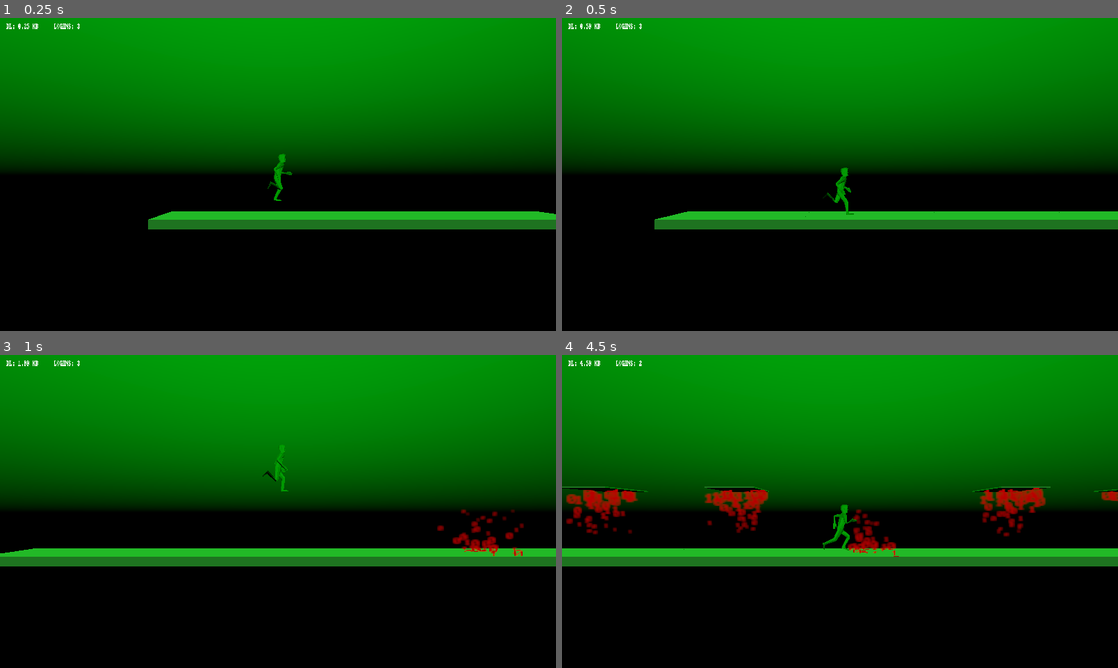
Above: before the commit, frames 1-4 (two rows, left to right).
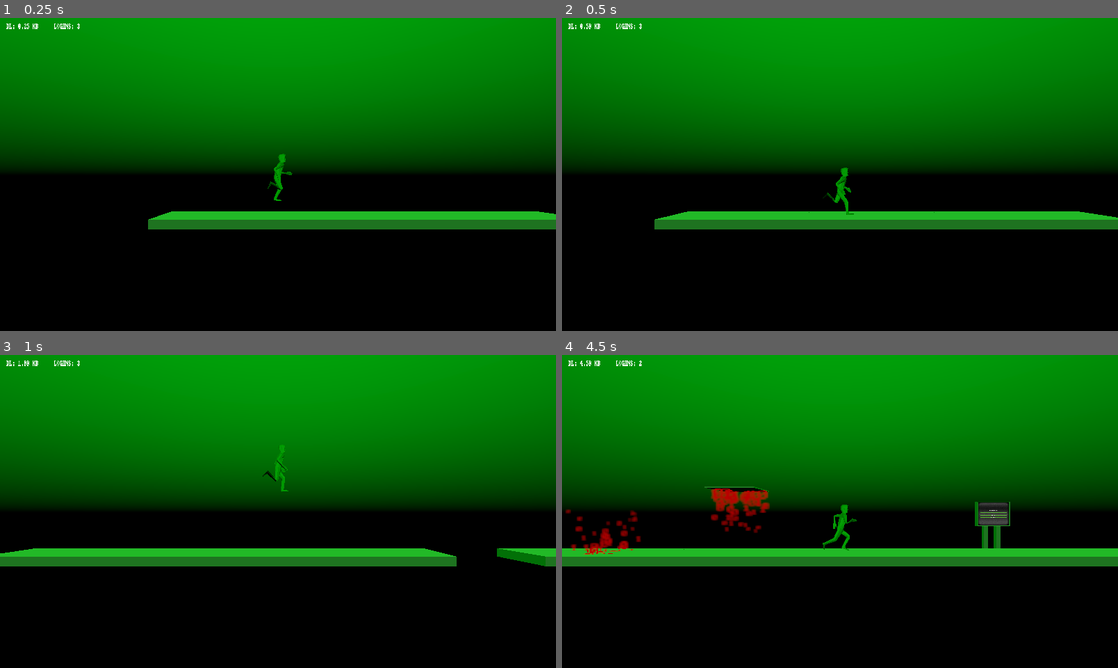
Above: after the commit, the same moments.

Repository: Inglo-Games/EndlessHacker
Game: Godot game, scene res://scenes/game_world.tscn
Two runs of this game, one before a commit and one after it. Both use one fixed random seed, a clock stepped at 60 frames per second and the inputs below.
Inputs (mouse positions are in pixels of both pictures, inside the frame that each line leads up to):
- Up to frame 1 (0.25 s): no input
- Up to frame 2 (0.5 s): no input
- Up to frame 3 (1 s): move the mouse to (400, 495) at 0.52 s; tap S (slide) at 0.6 s; click (400, 495) at 0.67 s; tap Space (jump) at 0.77 s
- Up to frame 4 (4.5 s): drag from (728, 527) to (812, 574) at 1.27 s; move the mouse to (895, 442) at 2.02 s; tap S (slide) at 2.1, 3.6 s; click (895, 442) at 2.17 s; drag from (812, 574) to (673, 464) at 2.77 s; move the mouse to (1006, 558) at 3.52 s; click (1006, 558) at 3.67 s; tap Space (jump) at 3.77 s; drag from (673, 464) to (756, 433) at 4.27 s

Frame 1 is identical in both runs. In frame 2, less than 0.1% of the frame differs, in the area x 43-100%, y 61-64%; in frame 3, 1.4%; in frame 4, 4.4%, in the area x 0-100%, y 42-65%.

Commit message:
Revert previous and adding time_scale tweening to slow_game and resume_speed

Diff:
--- a/game/scripts/game_world.gd
+++ b/game/scripts/game_world.gd
@@ -13,6 +13,9 @@
 var autowins := 0
 
 func _ready():
+
+	seed(123456)
+
 	$player.connect("lives_updated", $gui, "_on_update_lives")
 	connect("score_updated", $gui, "_on_update_score")
 
@@ -39,13 +42,13 @@
 			autowins += 1
 
 		PowerupBlock.POWER_TYPE.PHONE:
-			slow_game(0.5, 0.5, 0.33)
+			slow_game(0.5, 0.33)
 			$powerup_timer.connect("timeout", self, "resume_speed", [0.33])
-			$powerup_timer.start(6.0)
+			$powerup_timer.start(3.0)
 
 # Stop the runner portion of the game and move the camera to show the minigame
 func show_minigame(position : Transform):
-	slow_game(0.0, 0.0, 0.35)
+	slow_game(0.0, 0.35)
 	var new_cam_pos := position.translated(CAM_MINIGAME_OFFSET)
 	tween.interpolate_property($camera, "global_transform", CAM_RUNNER_POS,
 				new_cam_pos, 0.35, Tween.TRANS_CUBIC, Tween.EASE_OUT)
@@ -60,16 +63,18 @@
 				CAM_RUNNER_POS, 0.35, Tween.TRANS_CUBIC, Tween.EASE_OUT)
 
 # Slow movement of blocks and player to target percentage
-func slow_game(run_target:float, blocks_target:float, speed:float):
-	if(blocks_target == 0):
-		$blocks.scroll_speed_mult = blocks_target
+func slow_game(target:float, speed:float):
+	if(target == 0):
+		$blocks.scroll_speed_mult = target
 	else:
-		tween.interpolate_property($blocks, "scroll_speed_mult", 1.0, blocks_target,
+		tween.interpolate_property($blocks, "scroll_speed_mult", 1.0, target,
+				speed, Tween.TRANS_CUBIC, Tween.EASE_OUT)
+		tween.interpolate_property(Engine, "time_scale", 1.0, target,
 				speed, Tween.TRANS_CUBIC, Tween.EASE_OUT)
 
-	tween.interpolate_property($player, "anim:playback_speed", 1.0, run_target,
+	tween.interpolate_property($player, "anim:playback_speed", 1.0, target,
 				speed, Tween.TRANS_CUBIC, Tween.EASE_OUT)
-	tween.interpolate_property(self, "score_mult", score_mult, run_target,
+	tween.interpolate_property(self, "score_mult", score_mult, target,
 				speed, Tween.TRANS_CUBIC, Tween.EASE_OUT)
 	tween.start()
 
@@ -81,6 +86,8 @@
 				speed, Tween.TRANS_CUBIC, Tween.EASE_IN)
 	tween.interpolate_property(self, "score_mult", score_mult, 1.0,
 				speed, Tween.TRANS_CUBIC, Tween.EASE_IN)
+	tween.interpolate_property(Engine, "time_scale", Engine.time_scale, 1.0,
+			speed, Tween.TRANS_CUBIC, Tween.EASE_OUT)
 	tween.start()
 
 # Generate a new block and removed passed blocks after a set time
